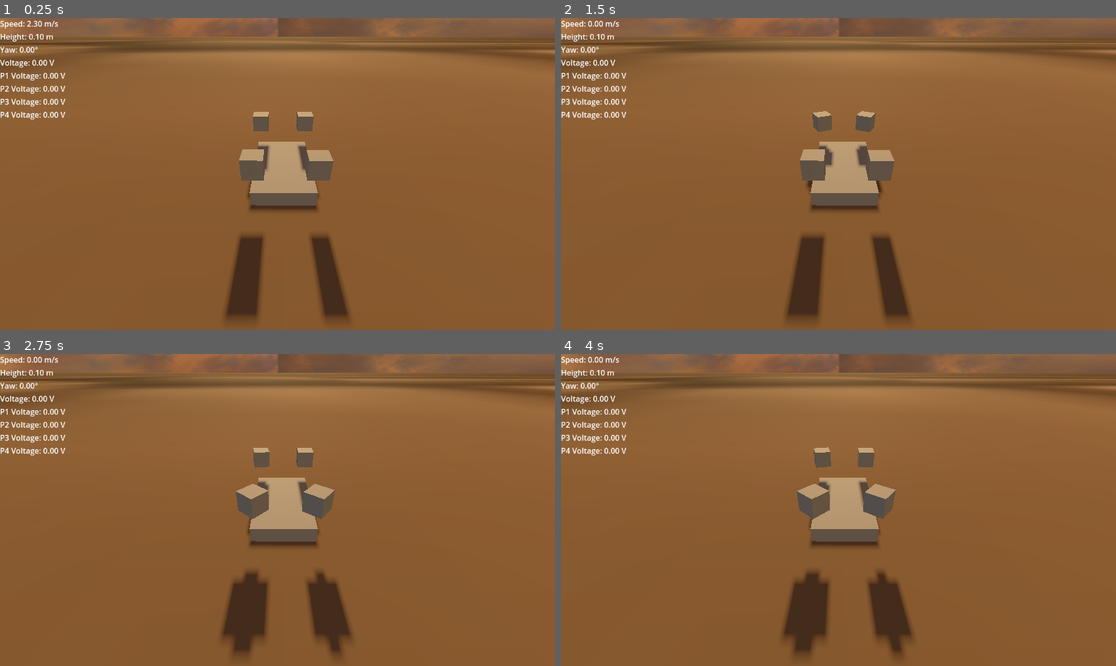
Above: before the commit, frames 1-4 (two rows, left to right).
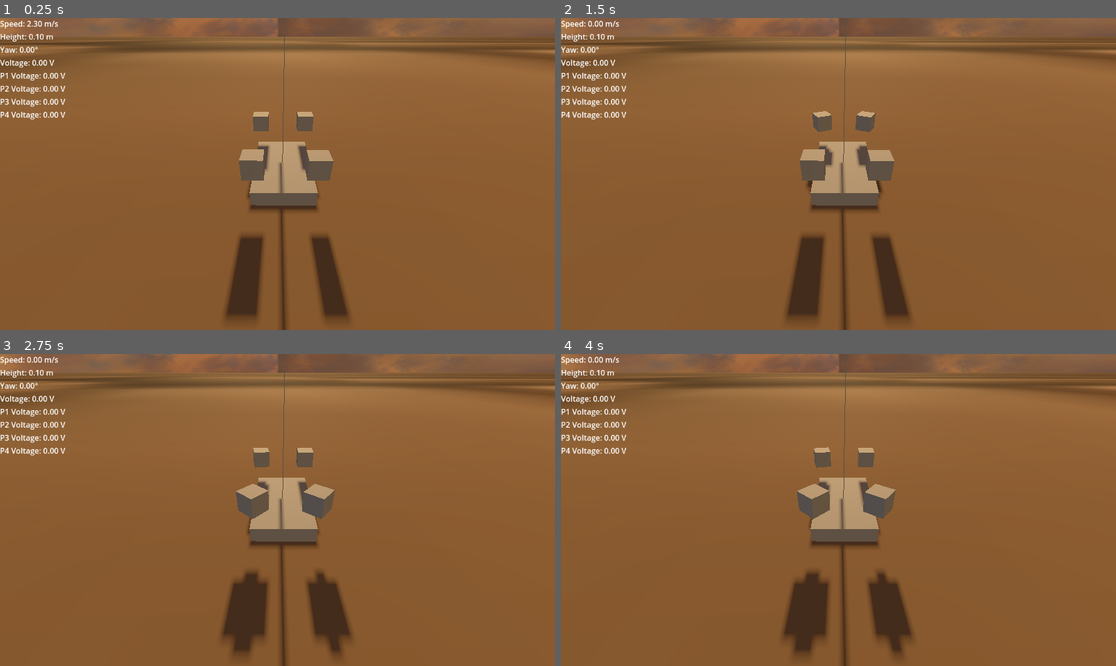
Above: after the commit, the same moments.

Repository: NuggetsWithTea/BeefyDrone
Game: Godot game, scene res://scenes/WindEnv.tscn
Two runs of this game, one before a commit and one after it. Both use one fixed random seed, a clock stepped at 60 frames per second and the inputs below.
Inputs:
- Up to frame 1 (0.25 s): no input
- Up to frame 2 (1.5 s): hold Right (right) 0.53-1.28 s; tap Delete (stop) at 0.6, 1.35 s; tap Enter at 1.25 s; hold Down (backward) from 1.28 s (still down)
- Up to frame 3 (2.75 s): tap Space (up) at 2 s; release Down (backward) at 2.03 s; hold Right (right) from 2.03 s (still down); tap Delete (stop) at 2.1 s
- Up to frame 4 (4 s): release Right (right) at 2.78 s; hold Up (forward) 2.78-3.53 s; tap Delete (stop) at 2.85, 3.6 s; tap Enter at 3.5 s; hold Left (left) from 3.53 s (still down)

The runs differ from the first frame. In frame 1, 0.5% of the frame differs, in the area x 50-52%, y 6-100%; in frame 2, 0.5%; in frame 3, 0.5%; in frame 4, 0.5%.

Commit message:
lustige pfeile wieder da

Diff:
--- a/scenes/WindEnv.tscn
+++ b/scenes/WindEnv.tscn
@@ -1,10 +1,11 @@
-[gd_scene load_steps=14 format=3 uid="uid://bpuegyt40rap5"]
+[gd_scene load_steps=15 format=3 uid="uid://bpuegyt40rap5"]
 
 [ext_resource type="Script" uid="uid://wmtuelrj6dld" path="res://scripts/WindController.gd" id="1_h7g0s"]
 [ext_resource type="PackedScene" uid="uid://c6p6nf4nw2g1w" path="res://scenes/Drone.tscn" id="2_0w3p5"]
 [ext_resource type="Texture2D" uid="uid://dy8sn74ld8avx" path="res://assets/dirty road surface pixelart texture_0.png" id="3_fp3mi"]
 [ext_resource type="Script" uid="uid://be5wtls3jcxlp" path="res://scripts/camera_3d.gd" id="3_nixo6"]
 [ext_resource type="Texture2D" uid="uid://bfbbwh87u8wlr" path="res://assets/panorama venyl impressionistic sky width= 1440 height= 1440_0.png" id="4_gx5s4"]
+[ext_resource type="Script" uid="uid://dbudrnijupis4" path="res://scenes/force_visualizer.gd" id="4_tllhm"]
 [ext_resource type="Script" uid="uid://qtq7w0h3mifd" path="res://scenes/gui.gd" id="6_5jd8f"]
 
 [sub_resource type="QuadMesh" id="QuadMesh_2cei1"]
@@ -43,6 +44,11 @@
 transform = Transform3D(0.999999, -0.00094904, 0.00140186, -7.4619e-09, 0.82806, 0.560639, -0.00169289, -0.560638, 0.828059, -0.0865877, 2.41951, 3.17275)
 top_level = true
 script = ExtResource("3_nixo6")
+
+[node name="Force Visualizer" type="Node3D" parent="Drone"]
+
+[node name="MeshInstance3D" type="MeshInstance3D" parent="Drone/Force Visualizer"]
+script = ExtResource("4_tllhm")
 
 [node name="Ground" type="MeshInstance3D" parent="."]
 transform = Transform3D(10000, 0, 0, 0, -0.000437114, 1, 0, -10000, -4.37114e-08, 0, 0, 0)
--- a/scenes/gui.gd
+++ b/scenes/gui.gd
@@ -9,7 +9,6 @@
 @onready var label_p3 = $VBoxContainer/Label_P3
 @onready var label_p4 = $VBoxContainer/Label_P4
 @onready var drone = $"../Drone"
-
 
 # Called every frame. 'delta' is the elapsed time since the previous frame.
 func _process(delta):
@@ -29,9 +28,11 @@
 	label_speed.text = "Speed: %.2f m/s" % speed
 
 	# Update voltage
-	for prop in drone.propellers:
-		var volt = prop.CURRENT_VOLTAGE
-		label_volt.text = "Voltage: %.2f V" % volt
+	var volt = drone.propellers[0].CURRENT_VOLTAGE
+	volt += drone.propellers[1].CURRENT_VOLTAGE
+	volt += drone.propellers[2].CURRENT_VOLTAGE
+	volt += drone.propellers[3].CURRENT_VOLTAGE
+	label_volt.text = "Voltage: %.2f V" % volt
 
 	# Update labels for each propeller
 	if drone.propellers.size() >= 4:
Not shown: 1 places in scenes/Drone.tscn that only renumber resources
Not shown: 1 places in scenes/Propeller.tscn that only renumber resources
